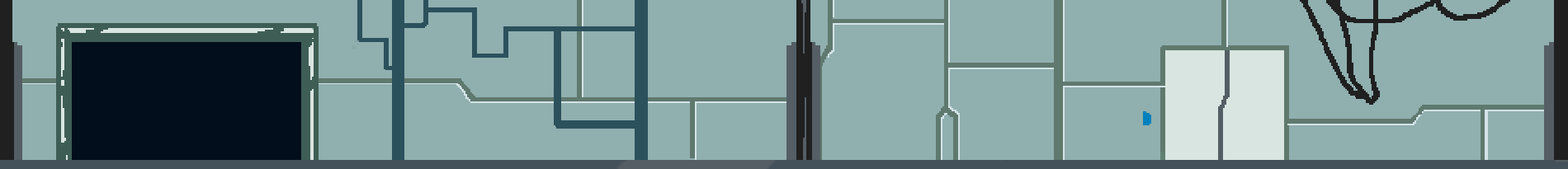
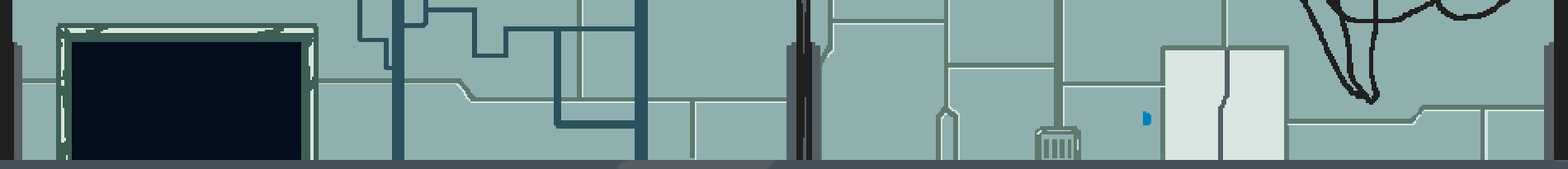
Revision of a layered 1568px x 169px image; what changed, layer by layer:
added layer "Layer 1" above "Deur 3" over (1034, 126, 1082, 161)
